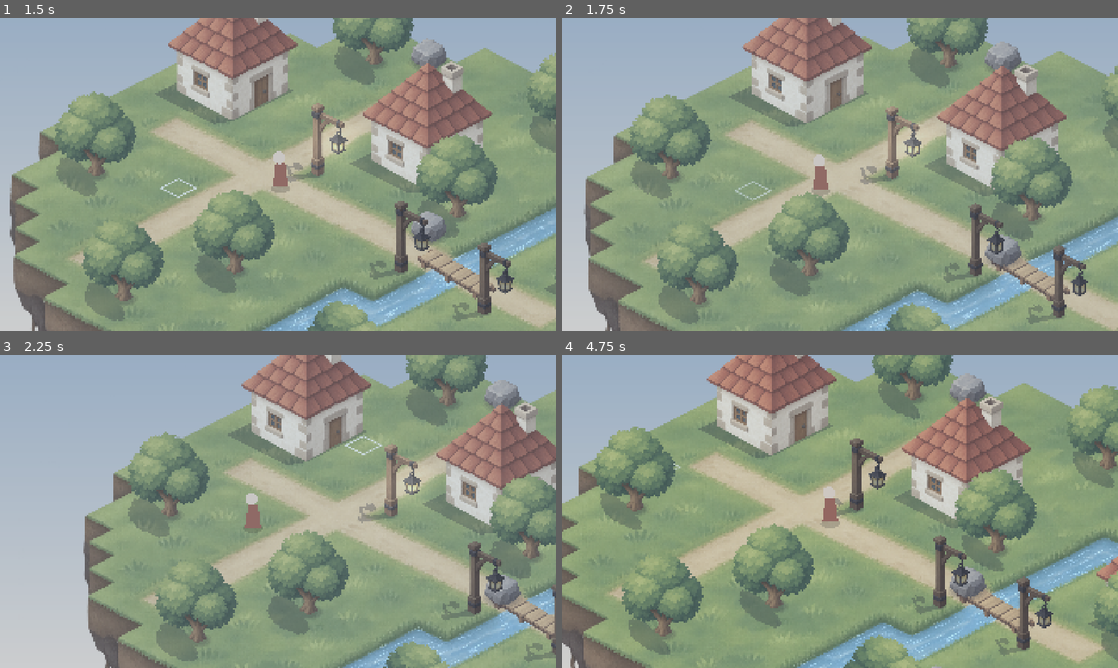
Above: before the commit, frames 1-4 (two rows, left to right).
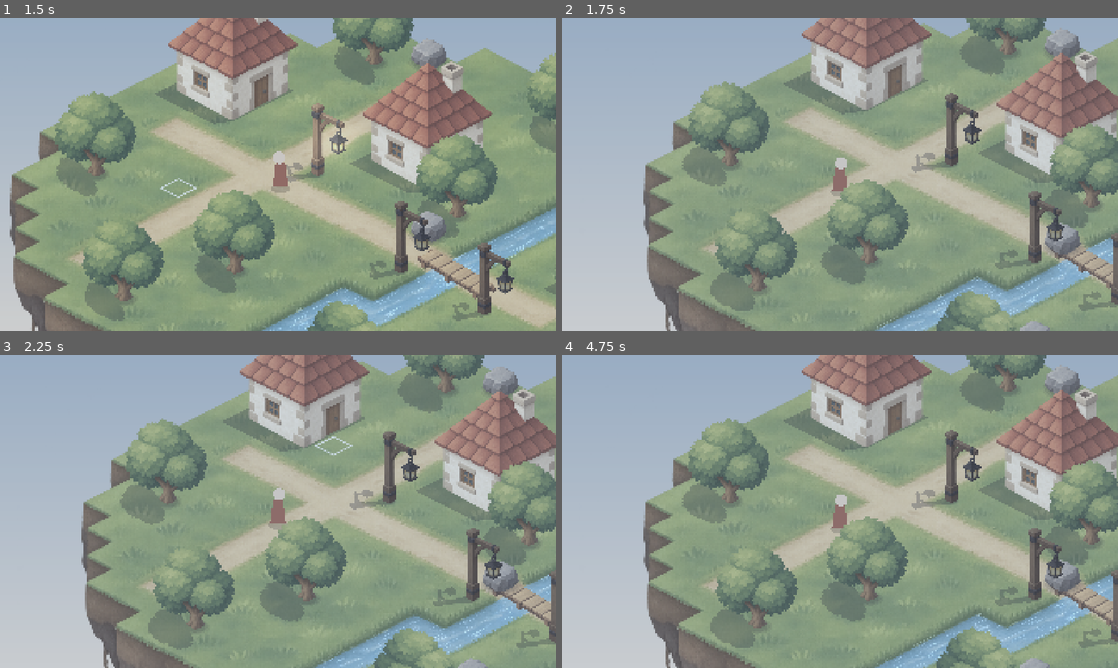
Above: after the commit, the same moments.

Repository: Jan1902/everwild-new
Game: Godot game, scene res://scenes/game.tscn
Same seed, same stepped clock (60 frames per second), same inputs: the game is played once before the commit and once after it.
Inputs (mouse positions are in pixels of both pictures, inside the frame that each line leads up to):
- Up to frame 1 (1.5 s): move the mouse to (400, 158) at 0.52 s; tap N at 0.6 s; click (400, 158) at 0.67 s; tap F at 0.8, 1.35 s; move the mouse to (166, 190) at 1.27 s; click (166, 190) at 1.42 s
- Up to frame 2 (1.75 s): tap N at 1.55 s
- Up to frame 3 (2.25 s): move the mouse to (333, 442) at 2.02 s; tap N at 2.1 s; click (333, 442) at 2.17 s
- Up to frame 4 (4.75 s): tap F at 2.3, 2.85, 3.8, 4.35 s; move the mouse to (812, 574) at 2.77 s; click (812, 574) at 2.92 s; tap N at 3.05, 3.6, 4.55 s; move the mouse to (1006, 558) at 3.52 s; click (1006, 558) at 3.67 s; move the mouse to (673, 464) at 4.27 s; click (673, 464) at 4.42 s

Frame 1 is identical in both runs. In frame 2, 60% of the frame differs, in the area x 3-100%, y 0-100%; in frame 3, 36%; in frame 4, 68%, in the area x 0-100%, y 0-100%.

Commit message:
Spielstand lokal speichern und beim Start fortsetzen
Gespeichert wird nach jeder Regel, bei jeder Ankunft und wenn die App in den
Hintergrund geht oder schließt. Unlesbare oder fremde Spielstände führen zu
einem neuen Spiel.

Co-Authored-By: Claude Opus 5.5 <noreply@anthropic.com>

Diff:
--- /dev/null
+++ b/src/logic/save_file.gd
@@ -0,0 +1,32 @@
+class_name SaveFile
+extends RefCounted
+## Writes the game state to a file on the device and reads it back.
+
+const DEFAULT_PATH := "user://save.json"
+
+
+## Writes saved data. The file is written under another name first and then swapped in, so a
+## crash while writing never leaves a half-written save behind.
+static func write(path: String, data: Dictionary) -> bool:
+	var draft := path + ".tmp"
+	var file := FileAccess.open(draft, FileAccess.WRITE)
+	if file == null:
+		return false
+	file.store_string(JSON.stringify(data, "\t"))
+	file.close()
+	return DirAccess.rename_absolute(draft, path) == OK
+
+
+## Reads saved data. Returns null if there is no file or it is not readable.
+static func read(path: String) -> Variant:
+	if not FileAccess.file_exists(path):
+		return null
+	var json := JSON.new()
+	if json.parse(FileAccess.get_file_as_string(path)) != OK:
+		return null
+	return json.data
+
+
+static func delete(path: String) -> void:
+	if FileAccess.file_exists(path):
+		DirAccess.remove_absolute(path)
--- a/src/view/game.gd
+++ b/src/view/game.gd
@@ -37,11 +37,25 @@
 ## Where the walk in progress leads, and the object to use on arrival (empty for none).
 var _destination := Vector2i.ZERO
 var _target_object := ""
+var _game := {}
+## File the game is saved to. Empty for a game that is not saved.
+var _save_path := SaveFile.DEFAULT_PATH
 
 
 func _ready() -> void:
-	var game: Variant = JSON.parse_string(FileAccess.get_file_as_string(GAME_PATH))
-	session = Session.create(game)
+	# Runs driven by the test helper leave the player's save alone, unless they name a file.
+	var arguments := OS.get_cmdline_user_args()
+	if not arguments.is_empty():
+		_save_path = ""
+	for argument in arguments:
+		if argument.begins_with("--save="):
+			_save_path = argument.trim_prefix("--save=")
+
+	_game = JSON.parse_string(FileAccess.get_file_as_string(GAME_PATH))
+	if not _save_path.is_empty():
+		session = Session.resume(_game, SaveFile.read(_save_path))
+	if session == null:
+		session = Session.create(_game)
 
 	_build_sky()
 	_build_grading()
@@ -60,6 +74,12 @@
 	ObjectView.cleanup()
 
 
+func _notification(what: int) -> void:
+	# The last chance to save before the app goes to the background or closes.
+	if what in [NOTIFICATION_APPLICATION_PAUSED, NOTIFICATION_WM_CLOSE_REQUEST, NOTIFICATION_WM_GO_BACK_REQUEST]:
+		save()
+
+
 func _process(_delta: float) -> void:
 	_camera.position = _camera_target()
 
@@ -72,6 +92,9 @@
 	var key := event as InputEventKey
 	if key and key.pressed and not key.echo and key.physical_keycode == KEY_F:
 		set_broken(session.open_faults().is_empty())
+	# Temporary as well: N throws the saved game away and starts a new one.
+	if key and key.pressed and not key.echo and key.physical_keycode == KEY_N:
+		new_game()
 
 
 ## Reacts to a tap on a point of the world: uses the object there, otherwise walks to the cell.
@@ -113,6 +136,20 @@
 	session.apply([{("break" if enabled else "restore"): world.id}], world.id)
 	_sync_objects()
 	_change_mood(instant)
+	save()
+
+
+## Throws the game in progress away and starts from the beginning.
+func new_game() -> void:
+	session = Session.create(_game)
+	_build_stage()
+	save()
+
+
+## Writes the game to its save file.
+func save() -> void:
+	if session and not _save_path.is_empty():
+		SaveFile.write(_save_path, session.state.to_data())
 
 
 ## Seconds the music track has been playing. -1 without music.
@@ -145,6 +182,7 @@
 
 
 func _arrive() -> void:
+	save()
 	if _target_object.is_empty():
 		return
 	var object_id := _target_object
@@ -159,9 +197,10 @@
 		return
 	if session.state.world != world.id:
 		_build_stage()
-		return
-	_sync_objects()
-	_change_mood()
+	else:
+		_sync_objects()
+		_change_mood()
+	save()
 
 
 ## The interactive object whose image is under the point, the one furthest in front first.
--- a/src/view/test_helper.gd
+++ b/src/view/test_helper.gd
@@ -9,6 +9,8 @@
 ## --wait=s           waiting time after each tap, default 1
 ## --screenshot=path  saves a screenshot at the end
 ## --intact           starts in the intact version of the world
+## --save=path        loads the game from this file and saves it there (without it, runs with
+##                    arguments neither load nor save)
 ## Afterwards the character's cell, the open faults and the music position are printed and the
 ## game quits.
 
--- a/tests/test_logic.gd
+++ b/tests/test_logic.gd
@@ -14,6 +14,7 @@
 	_test_state()
 	_test_rules()
 	_test_village_game()
+	_test_save_file()
 	print("%d checks, %d failed" % [_checks, _failures])
 	quit(1 if _failures > 0 else 0)
 
@@ -240,6 +241,32 @@
 	_check(not Solver.check(_tiny_game(), hopeless).solvable, "Unsolvable game is not found")
 
 
+func _test_save_file() -> void:
+	var path := "user://test_save.json"
+	SaveFile.delete(path)
+	_check(SaveFile.read(path) == null, "Missing save file is not reported as missing")
+
+	var session := Session.create(_tiny_game(), _tiny_sources())
+	session.enter(Vector2i(1, 0))
+	session.interact("gate")
+	_check(SaveFile.write(path, session.state.to_data()), "Save file cannot be written")
+	var continued := Session.resume(_tiny_game(), SaveFile.read(path), _tiny_sources())
+	_check(continued != null and continued.state.key() == session.state.key(), "Game read from a file differs from the saved one")
+	_check(continued != null and continued.open_faults() == ["lamp"], "Game read from a file loses fixed faults")
+
+	# Saving again replaces the file.
+	session.enter(Vector2i(2, 0))
+	SaveFile.write(path, session.state.to_data())
+	_check(GameState.from_data(SaveFile.read(path)).cell == Vector2i(2, 0), "Second save does not replace the first")
+	_check(not FileAccess.file_exists(path + ".tmp"), "Draft of the save file is left behind")
+
+	var file := FileAccess.open(path, FileAccess.WRITE)
+	file.store_string("{\"version\": 1, \"world\": ")
+	file.close()
+	_check(Session.resume(_tiny_game(), SaveFile.read(path), _tiny_sources()) == null, "Half-written save file is accepted")
+	SaveFile.delete(path)
+
+
 func _test_village_game() -> void:
 	var game: Dictionary = JSON.parse_string(FileAccess.get_file_as_string("res://data/game.json"))
 	var session := Session.create(game)
Not shown, added: src/logic/save_file.gd.uid
Not shown, changed: CLAUDE.md
Not shown, changed: docs/backlog.md
